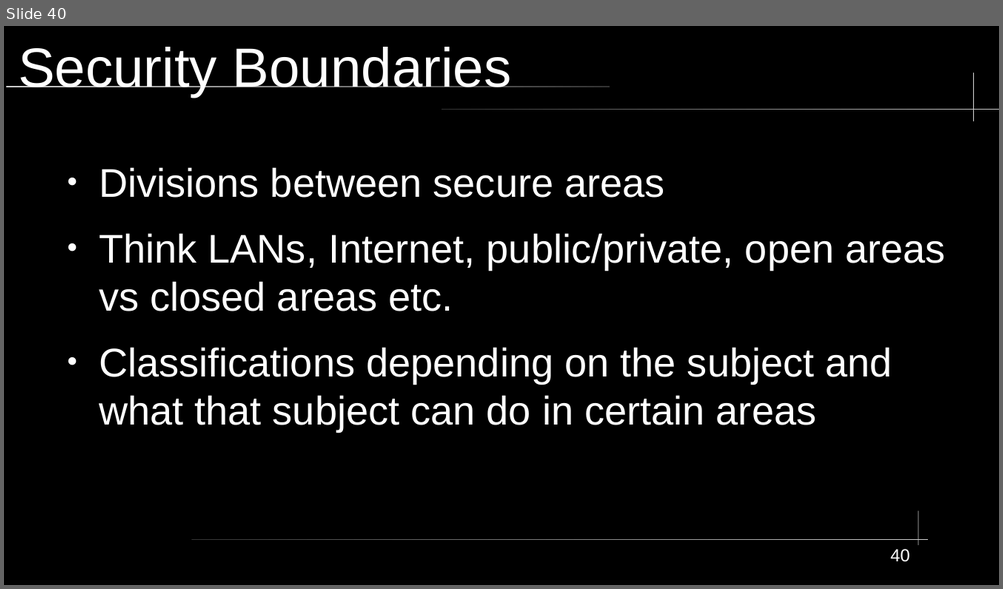
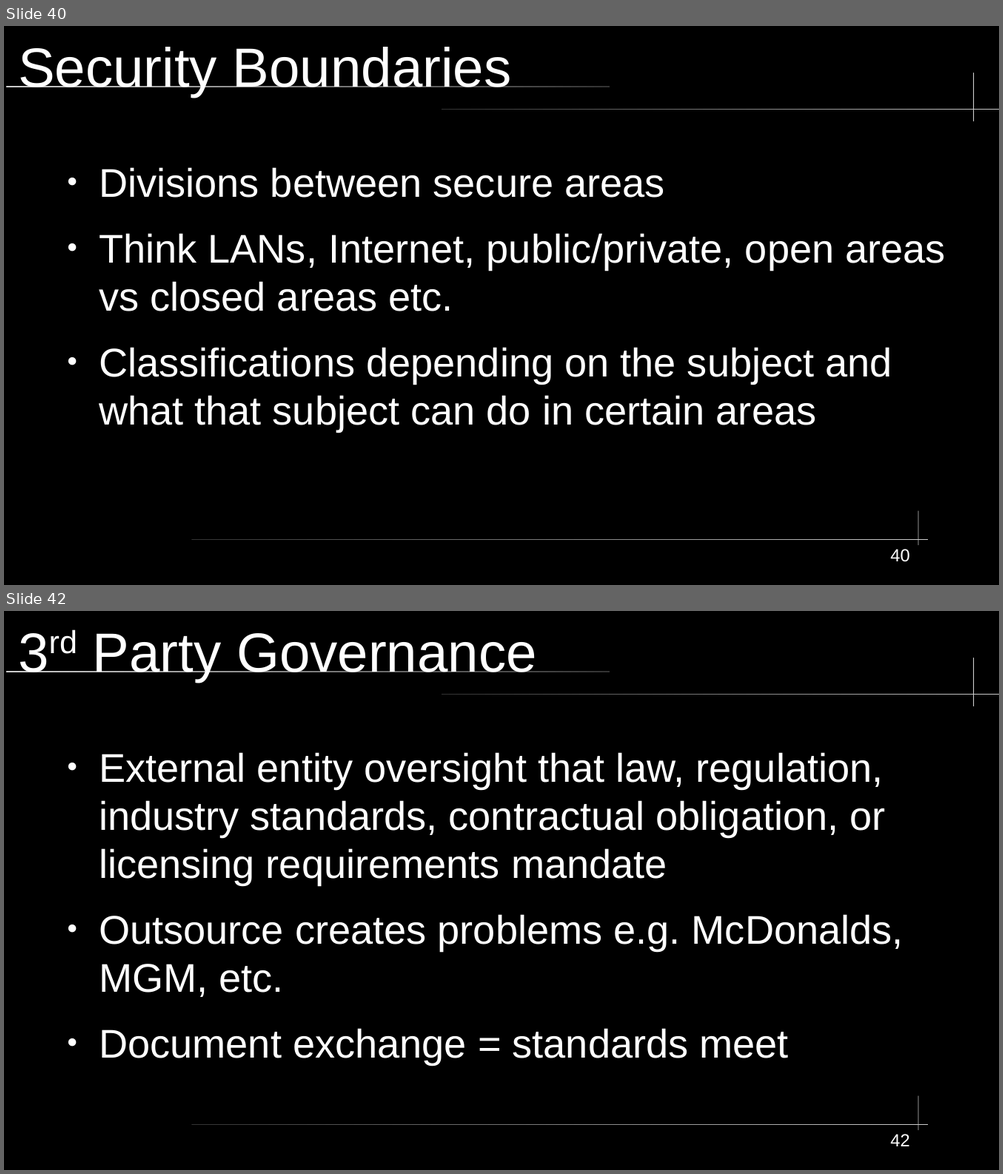
Before and after one commit to City-Colleges-of-Chicago-Cybersecurity/COMPSFI-214, a slide deck: 2026/Spring/powerpoints/Chapter-01-Security-Governance-Through-Principles-and-Policies.odp. Shown one above the other, each under a label of ours: slide 40 before the commit, slides 40 and 42 after it; the slides between them are not shown. The pictures are 1003x589 and 1003x1174 pixels, drawn with LibreOffice and Linux fonts; fonts in the diff are those of the drawing. Boxes give left, top, right and bottom in pixels: in the first picture for what was removed or moved away, otherwise in the second. Text is boxed around its words. In the diff, an @@ line names an element or a change of style, - is before the commit and + after.

```diff
--- a/2026/Spring/powerpoints/Chapter-01-Security-Governance-Through-Principles-and-Policies.odp
+++ b/2026/Spring/powerpoints/Chapter-01-Security-Governance-Through-Principles-and-Policies.odp
@@ slide 42 added at (4,611,999,1170), background #000000; not listed: 5 template elements that a slide beside it also shows @@
@@ title added at (93,633,537,682), 44 pt, text #FFFFFF @@
+3rd Party Governance
@@ text added at (99,752,903,1065), 32 pt, text #FFFFFF @@
+● External entity oversight that law, regulation, industry standards, contractual obligation, or licensing requirements mandate
+● Outsource creates problems e.g. McDonalds, MGM, etc.
+● Document exchange = standards meet
@@ page number added at (890,1134,909,1147), 14 pt, text #FFFFFF @@
+42
```
Also in this commit, not shown: 1 slide changed, 11 other slides added, 1 other file.
